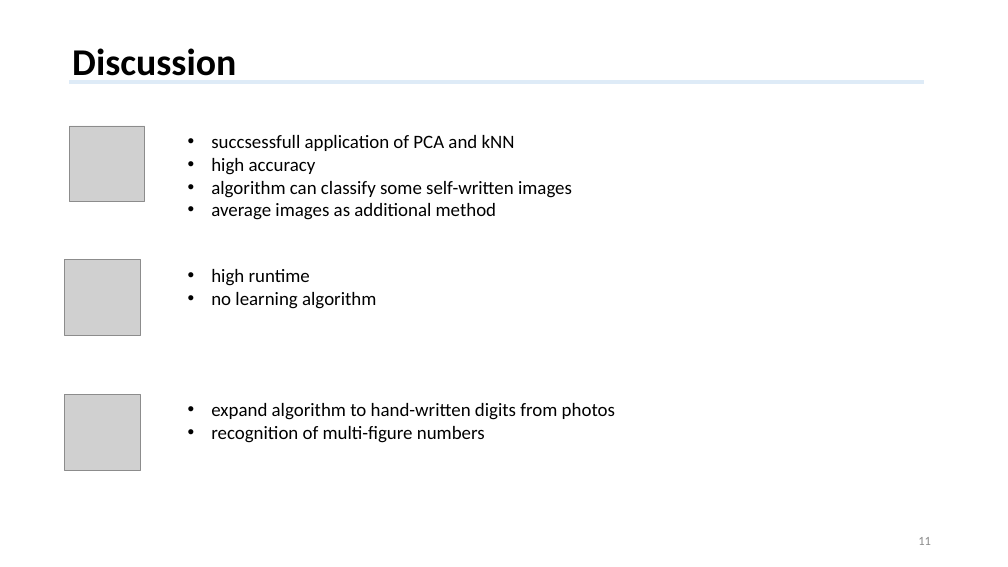
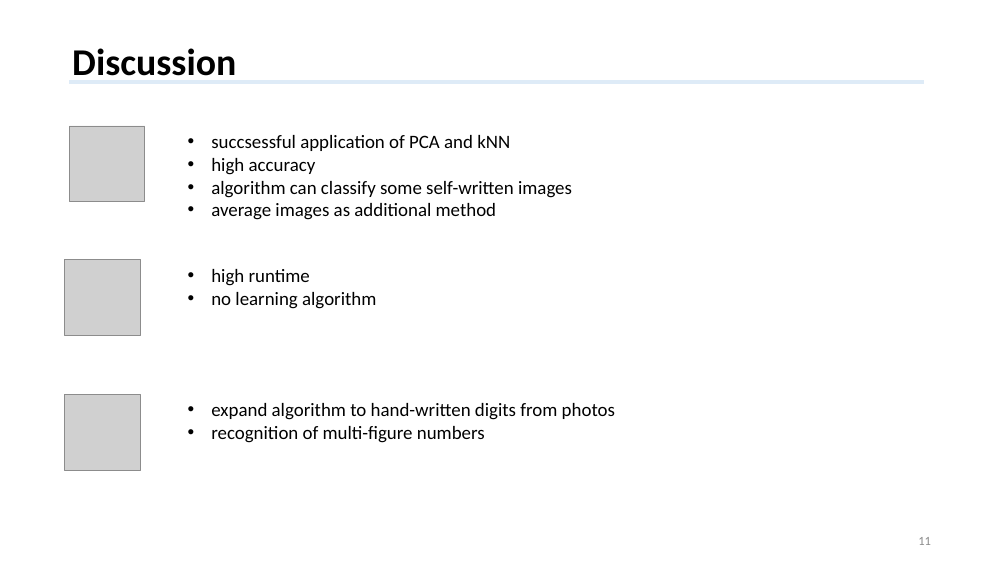
Before and after one commit to datascience-mobi-2022/2022-topic-01-team-02, a slide deck: slide 11 of Final presentation.pptx. Drawn at 1008x567 pixels with LibreOffice and Linux fonts; fonts in the diff are those of the drawing; grey boxes stand for pictures. Boxes give left, top, right and bottom in pixels: in the first picture for what was removed or moved away, otherwise in the second. Text is boxed around its words. In the diff, an @@ line names an element or a change of style, - is before the commit and + after.

```diff
--- a/Final presentation.pptx
+++ b/Final presentation.pptx
@@ text at (211, 135, 510, 151): text changed @@
-• succsessfull application of PCA and kNN
+• succsessful application of PCA and kNN
```
Also in this commit, not shown: 1 other slide changed, 3 other files.
